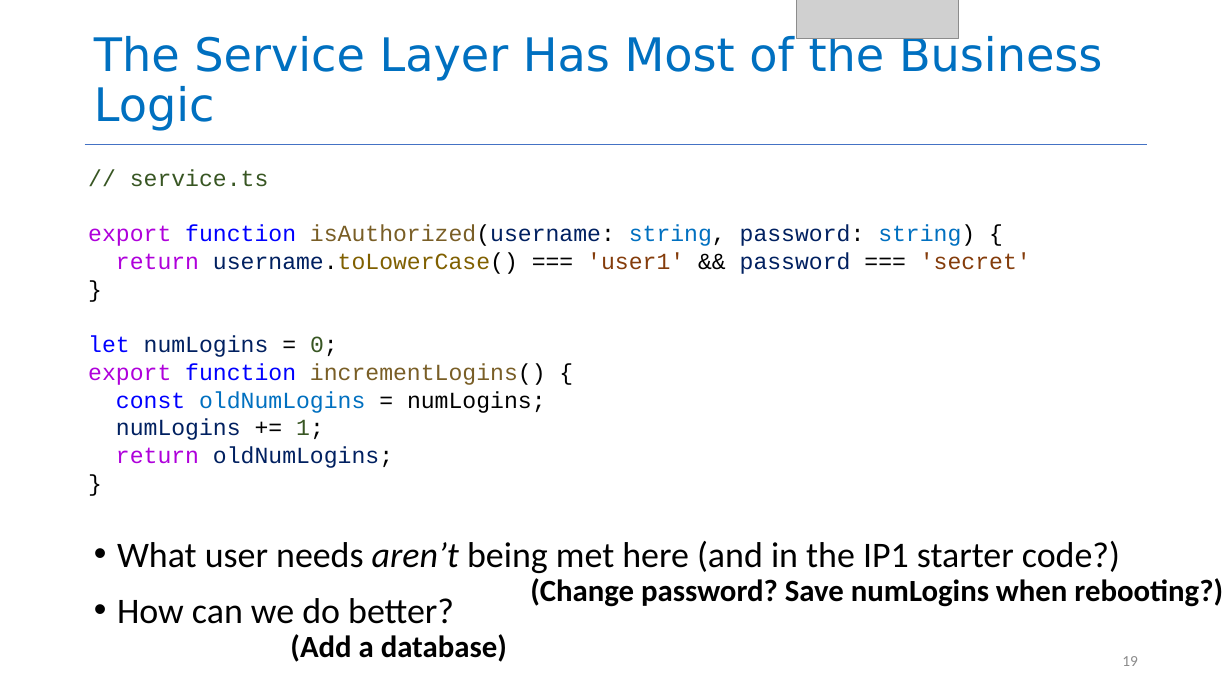
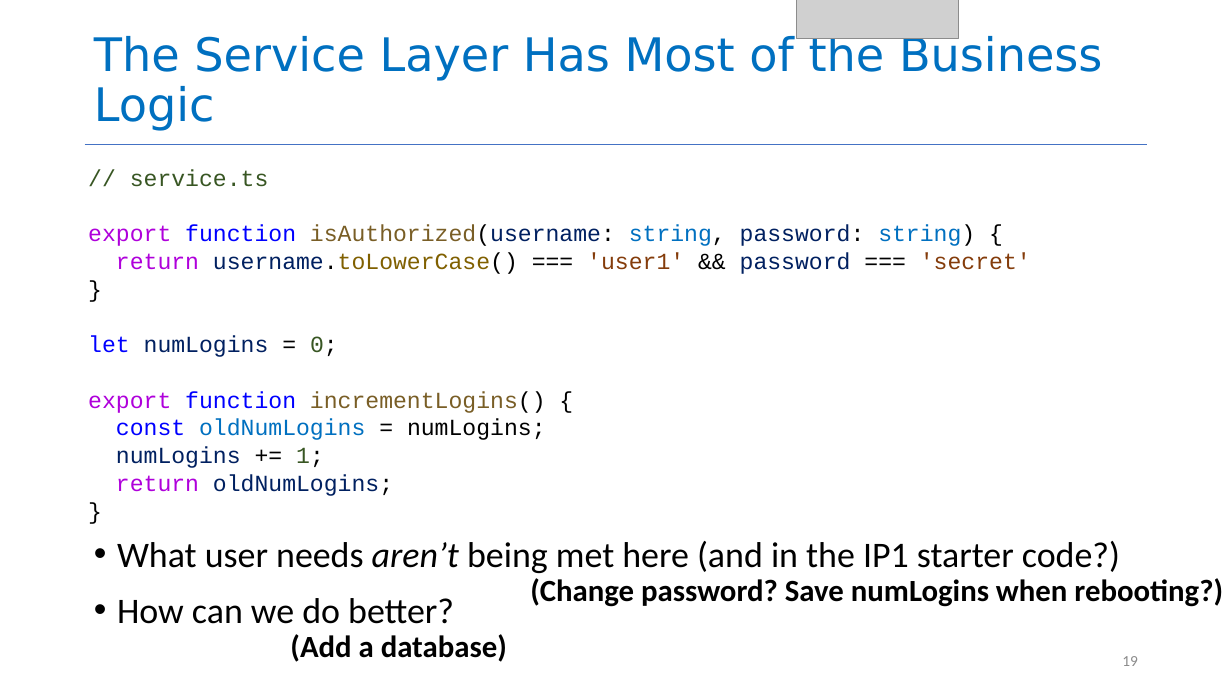
Before and after one commit to neu-se/CS4530-Spring-2026, a slide deck: slide 19 of Slides/Module 04 Web Applications.pptx. Drawn at 1232x693 pixels with LibreOffice and Linux fonts; fonts in the diff are those of the drawing; grey boxes stand for pictures. Boxes give left, top, right and bottom in pixels: in the first picture for what was removed or moved away, otherwise in the second. Text is boxed around its words. In the diff, an @@ line names an element or a change of style, - is before the commit and + after.

```diff
--- a/Slides/Module 04 Web Applications.pptx
+++ b/Slides/Module 04 Web Applications.pptx
@@ text "// service.ts" rewrapped from [88,169,1031,468] to [88,169,1031,496] @@
```
Also in this commit, not shown: 6 other slides changed, 1 other file.
